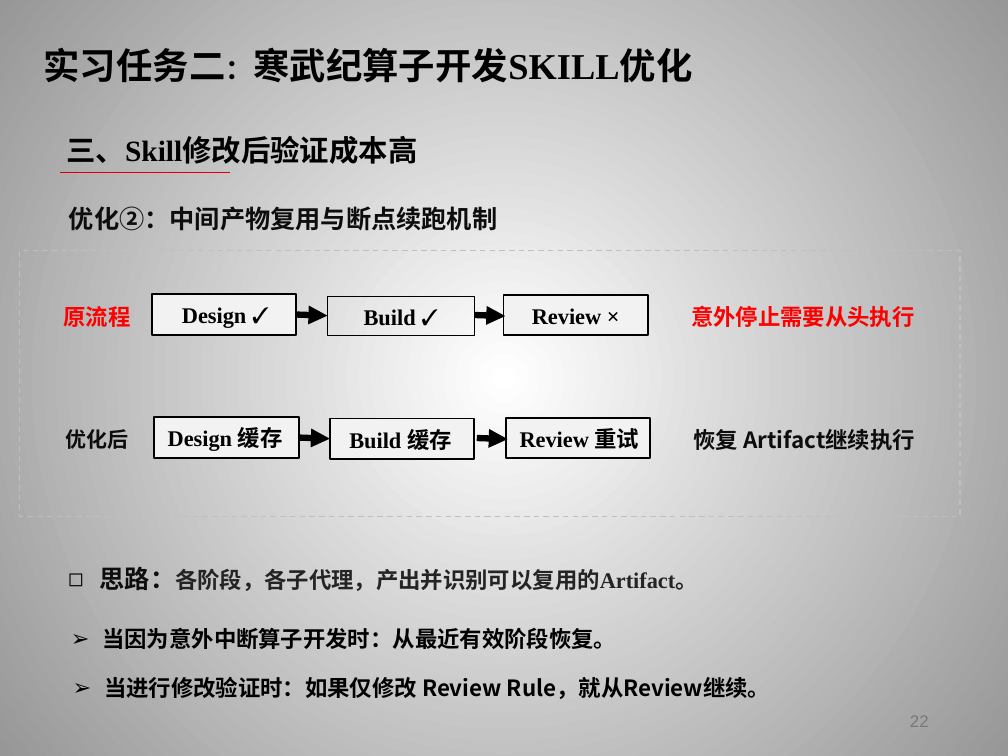
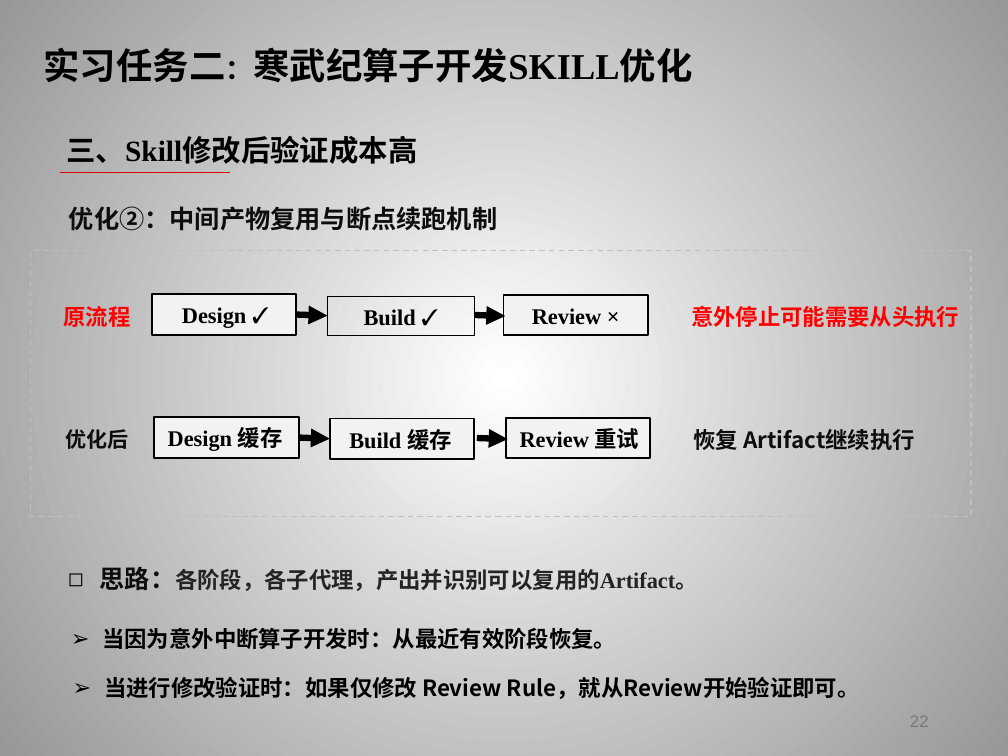
Before and after one commit to huohuomiao/ScriptWhisper, a slide deck: slide 22 of 霍子昂实习总结.pptx. Drawn at 1008x756 pixels with LibreOffice and Linux fonts; fonts in the diff are those of the drawing; background and template pictures are left out. Boxes give left, top, right and bottom in pixels: in the first picture for what was removed or moved away, otherwise in the second. Text is boxed around its words. In the diff, an @@ line names an element or a change of style, - is before the commit and + after.

```diff
--- a/霍子昂实习总结.pptx
+++ b/霍子昂实习总结.pptx
@@ rectangle: place and size @@
-rectangle at bbox=[20, 251, 961, 517]
+rectangle at bbox=[30, 251, 971, 517]
@@ text at bbox=[691, 306, 959, 327]: text changed @@
-意外停止需要从头执行
+意外停止可能需要从头执行
@@ text at bbox=[104, 677, 860, 699]: text changed @@
-➢ 当进行修改验证时：如果仅修改 Review Rule，就从Review继续。
+➢ 当进行修改验证时：如果仅修改 Review Rule，就从Review开始验证即可。
```
Also in this commit, not shown: 23 other slides changed, 2 slides added, 2 slides removed.
